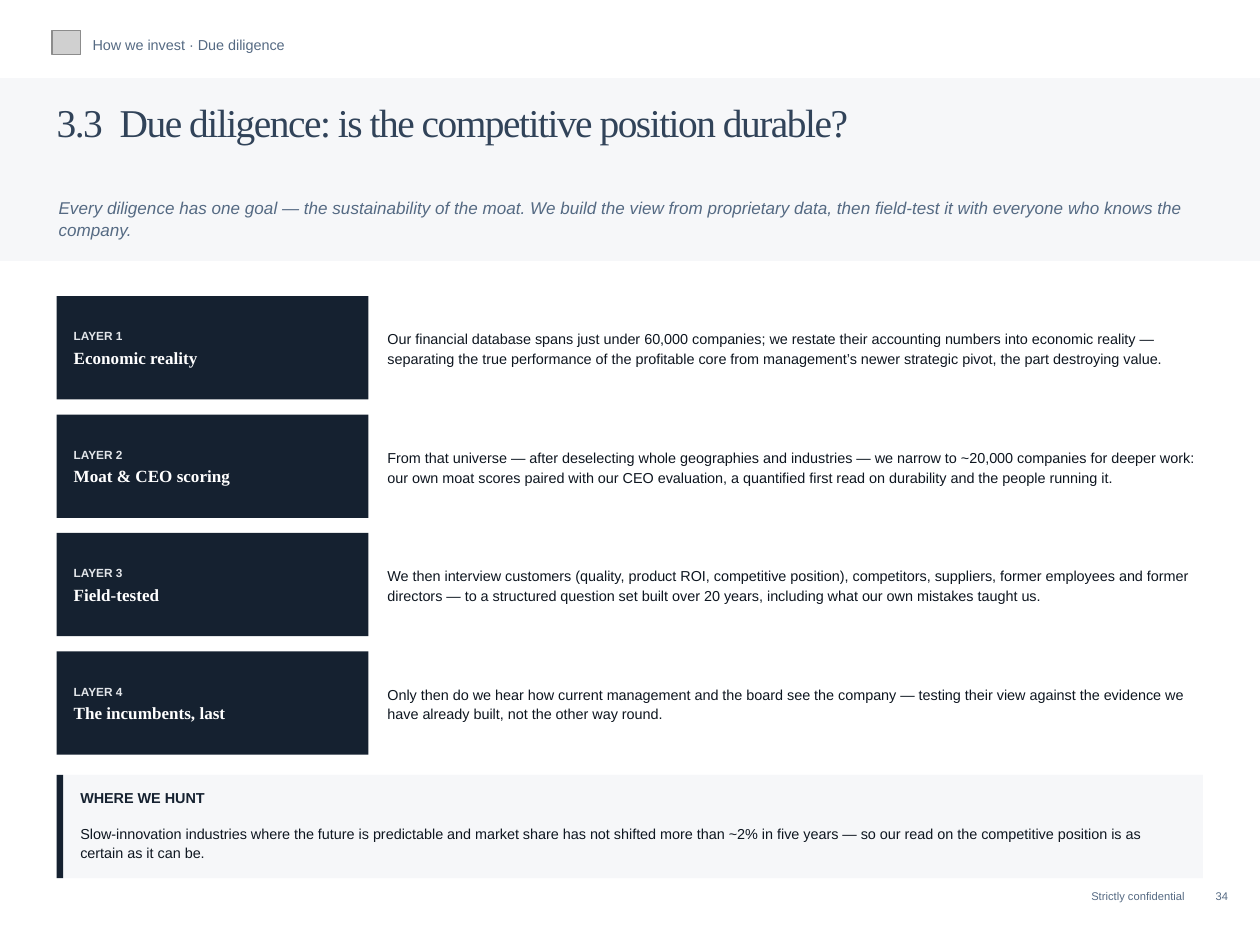
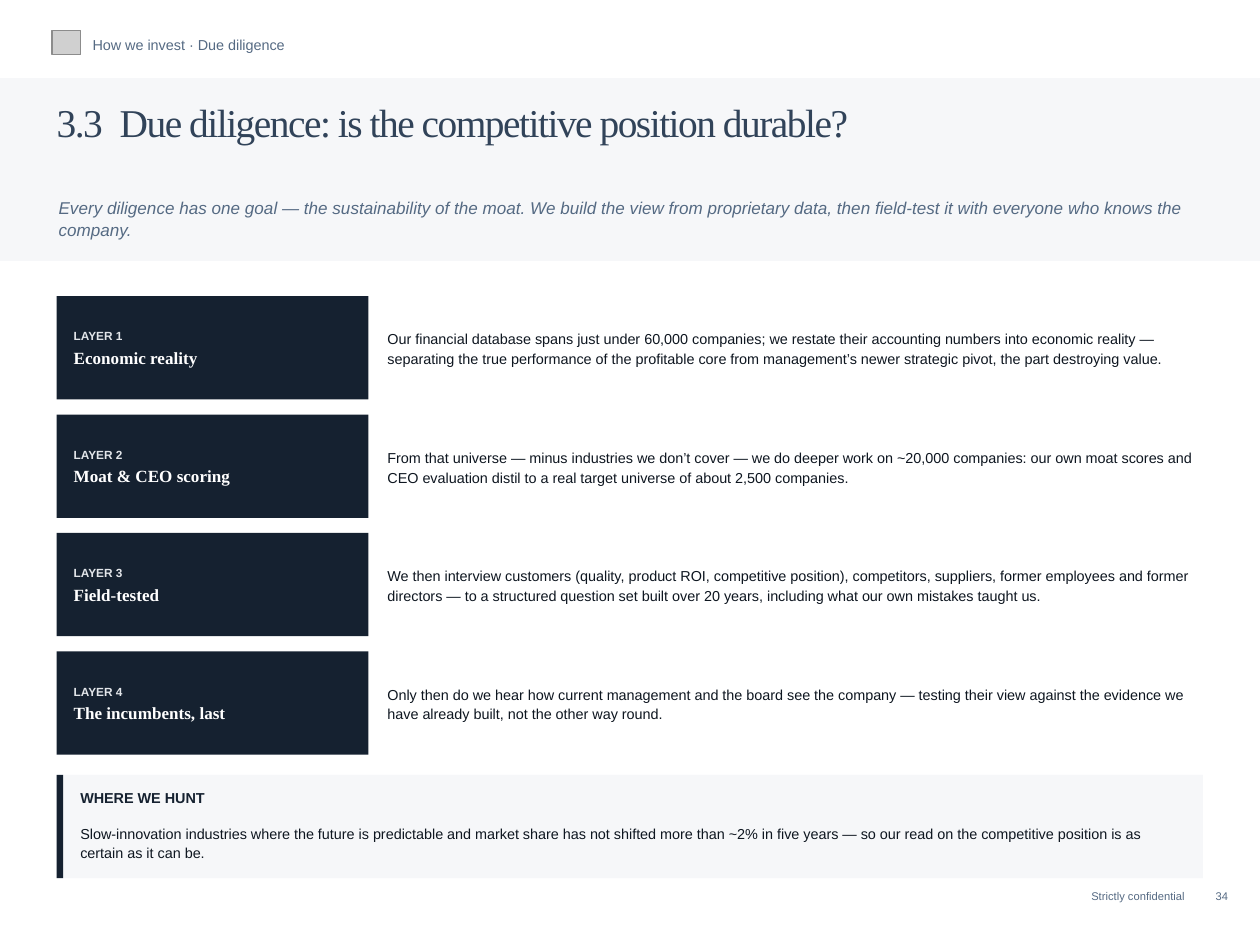
Before and after one commit to charette-lab/Claude, a slide deck: slide 37 of Athanase_Engaged_Ownership_Allocator_Deck.pptx. Drawn at 1260x945 pixels with LibreOffice and Linux fonts; fonts in the diff are those of the drawing; grey boxes stand for pictures. Boxes give left, top, right and bottom in pixels: in the first picture for what was removed or moved away, otherwise in the second. Text is boxed around its words. In the diff, an @@ line names an element or a change of style, - is before the commit and + after.

```diff
--- a/Athanase_Engaged_Ownership_Allocator_Deck.pptx
+++ b/Athanase_Engaged_Ownership_Allocator_Deck.pptx
@@ text at (387,452,1192,486): text changed @@
-From that universe — after deselecting whole geographies and industries — we narrow to ~20,000 companies for deeper work: our own moat scores paired with our CEO evaluation, a quantified first read on durability and the people running it.
+From that universe — minus industries we don’t cover — we do deeper work on ~20,000 companies: our own moat scores and CEO evaluation distil to a real target universe of about 2,500 companies.
```
Also in this commit, not shown: 3 other slides changed, 1 other file.
